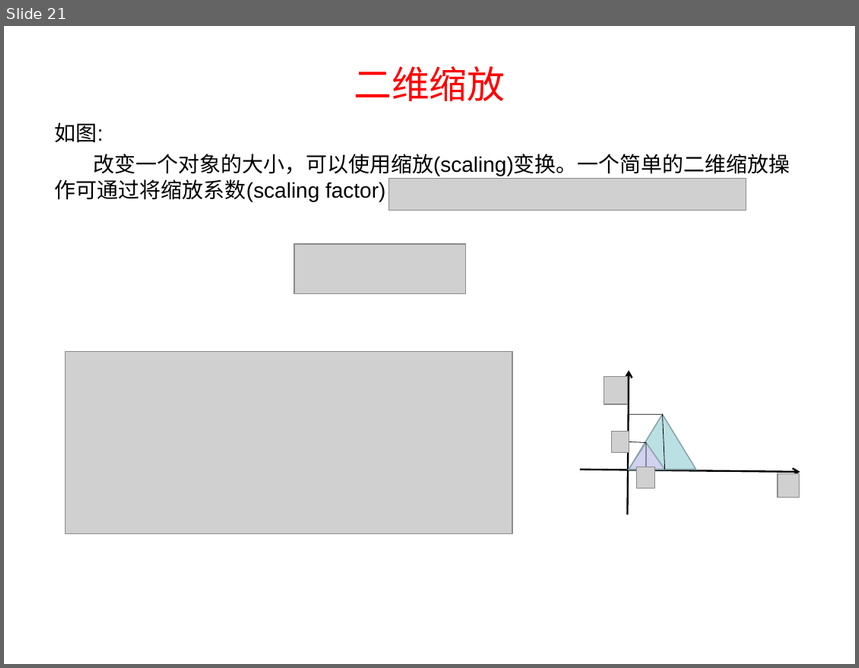
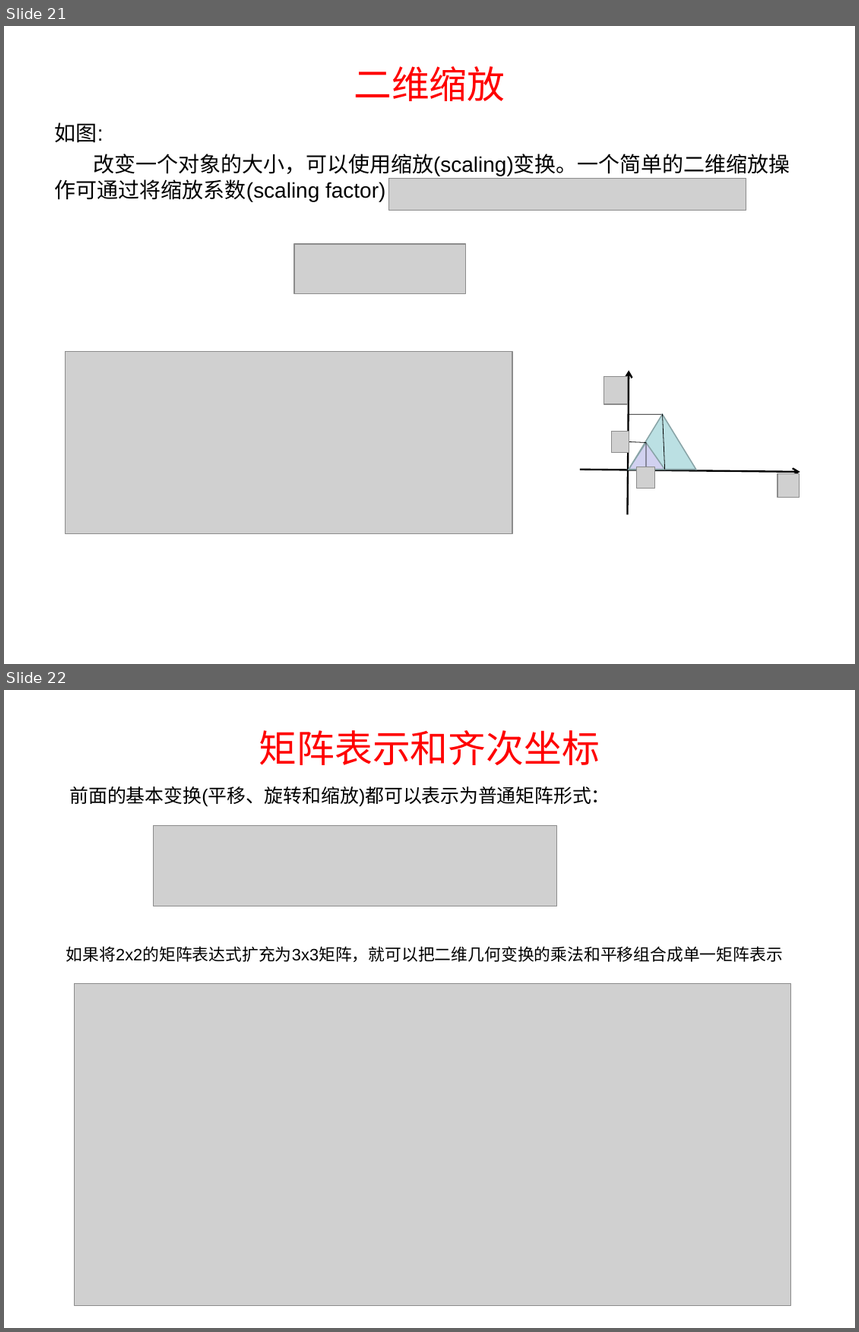
Before and after one commit to lhswei/3Dtransform, a slide deck: 3D数学基础transform.ppt. Shown one above the other, each under a label of ours: slide 21 before the commit, slides 21 and 22 after it. The pictures are 859x668 and 859x1332 pixels, drawn with LibreOffice and Linux fonts; fonts in the diff are those of the drawing; grey boxes stand for pictures; background and template pictures are left out. Boxes give left, top, right and bottom in pixels: in the first picture for what was removed or moved away, otherwise in the second. Text is boxed around its words. In the diff, an @@ line names an element or a change of style, - is before the commit and + after.

```diff
--- a/3D数学基础transform.ppt
+++ b/3D数学基础transform.ppt
@@ slide 22 added at (4, 690, 855, 1328), background #FFFFFF @@
@@ title added at (259, 730, 600, 765), 32 pt, text #FF0000 @@
+矩阵表示和齐次坐标
@@ text added at (66, 787, 783, 962), 14 pt, text #000000 @@
+前面的基本变换(平移、旋转和缩放)都可以表示为普通矩阵形式：
+如果将2x2的矩阵表达式扩充为3x3矩阵，就可以把二维几何变换的乘法和平移组合成单一矩阵表示
@@ picture added at (154, 825, 557, 906) @@
@@ picture added at (74, 983, 791, 1306) @@
```
Also in this commit, not shown: 1 slide changed, 13 other slides added, 1 slide removed.
